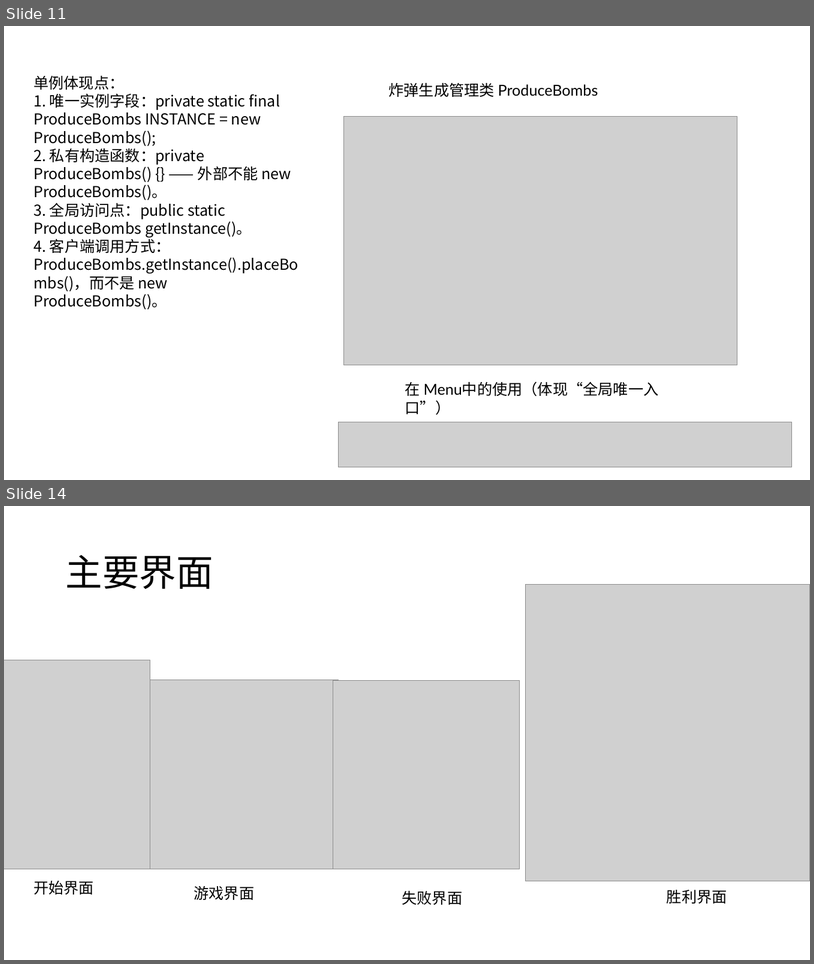
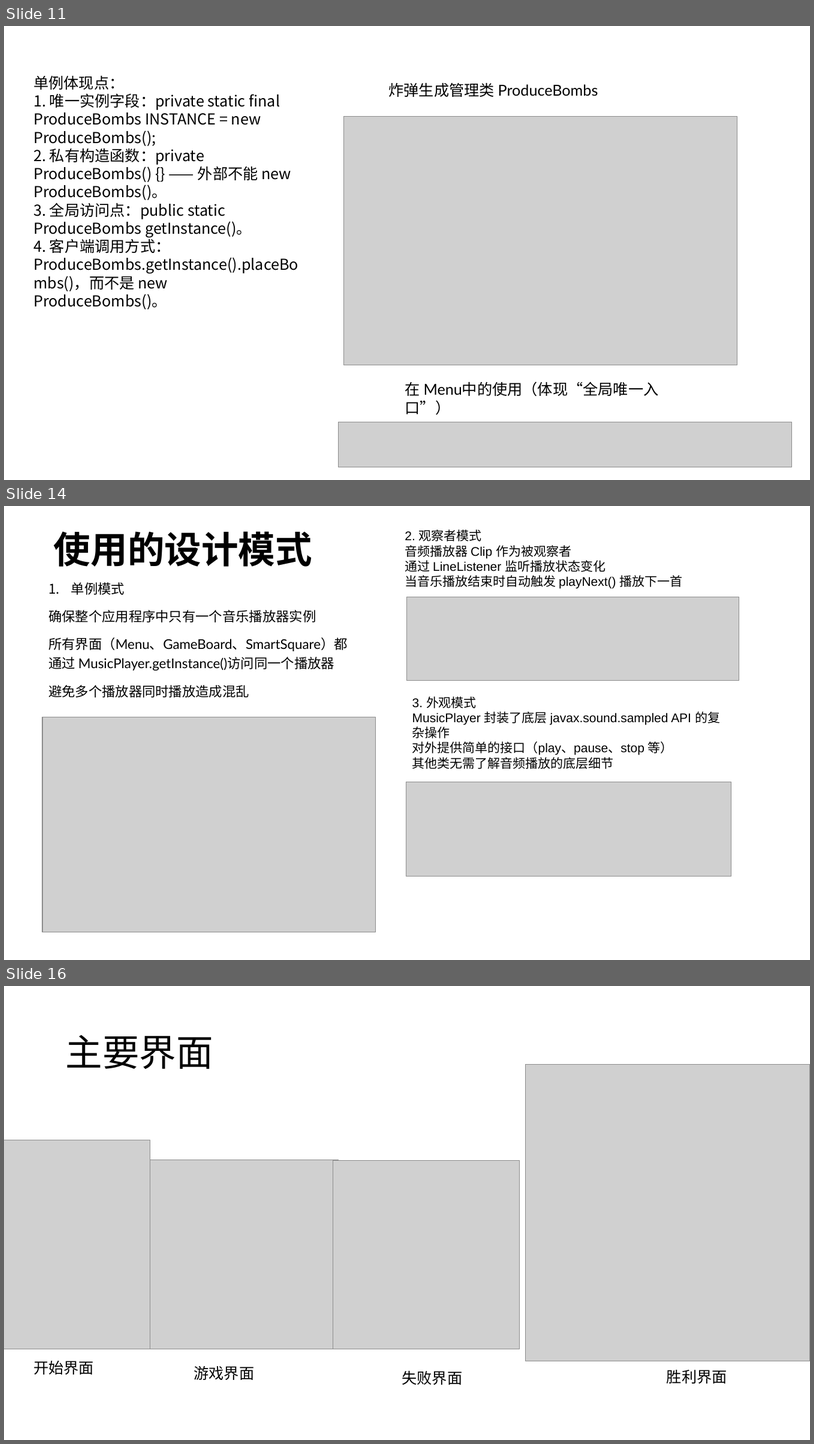
Before and after one commit to wzc506/mineswapper, a slide deck: uml.pptx. Shown one above the other, each under a label of ours: slides 11 and 14 before the commit, slides 11, 14 and 16 after it; the slides between them are not shown. The pictures are 814x964 and 814x1444 pixels, drawn with LibreOffice and Linux fonts; fonts in the diff are those of the drawing; grey boxes stand for pictures. Boxes give left, top, right and bottom in pixels: in the first picture for what was removed or moved away, otherwise in the second. Text is boxed around its words. In the diff, an @@ line names an element or a change of style, - is before the commit and + after.

```diff
--- a/uml.pptx
+++ b/uml.pptx
@@ slide 14 added at [4, 506, 810, 960], background #FFFFFF @@
@@ title added at [54, 531, 312, 567], 44 pt, text #000000, bold @@
+使用的设计模式
@@ text added at [405, 529, 683, 588], 15 pt, text #000000 @@
+2. 观察者模式
+音频播放器 Clip 作为被观察者
+通过 LineListener 监听播放状态变化
+当音乐播放结束时自动触发 playNext() 播放下一首
@@ text added at [48, 582, 348, 697], 16 pt, text #000000 @@
+1. 单例模式
+确保整个应用程序中只有一个音乐播放器实例
+所有界面（Menu、GameBoard、SmartSquare）都通过 MusicPlayer.getInstance()访问同一个播放器
+避免多个播放器同时播放造成混乱
@@ picture added at [407, 597, 740, 681] @@
@@ text added at [413, 696, 720, 769], 15 pt, text #000000 @@
+3. 外观模式
+MusicPlayer 封装了底层 javax.sound.sampled API 的复杂操作
+对外提供简单的接口（play、pause、stop 等）
+其他类无需了解音频播放的底层细节
@@ picture added at [43, 717, 376, 932] @@
@@ picture added at [406, 782, 732, 876] @@
@@ what was slide 14 is now slide 16 @@
```
Also in this commit, not shown: 8 slides changed, 1 other slide added, 21 other files.
